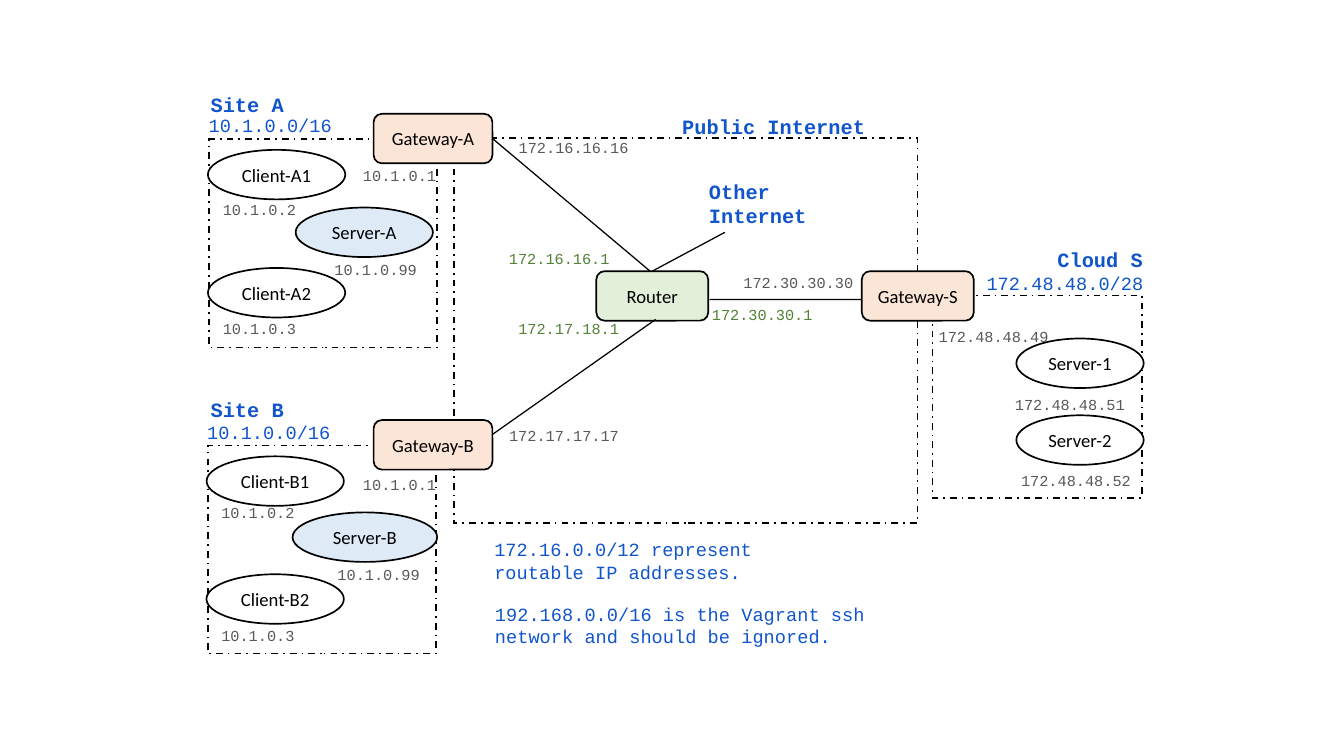
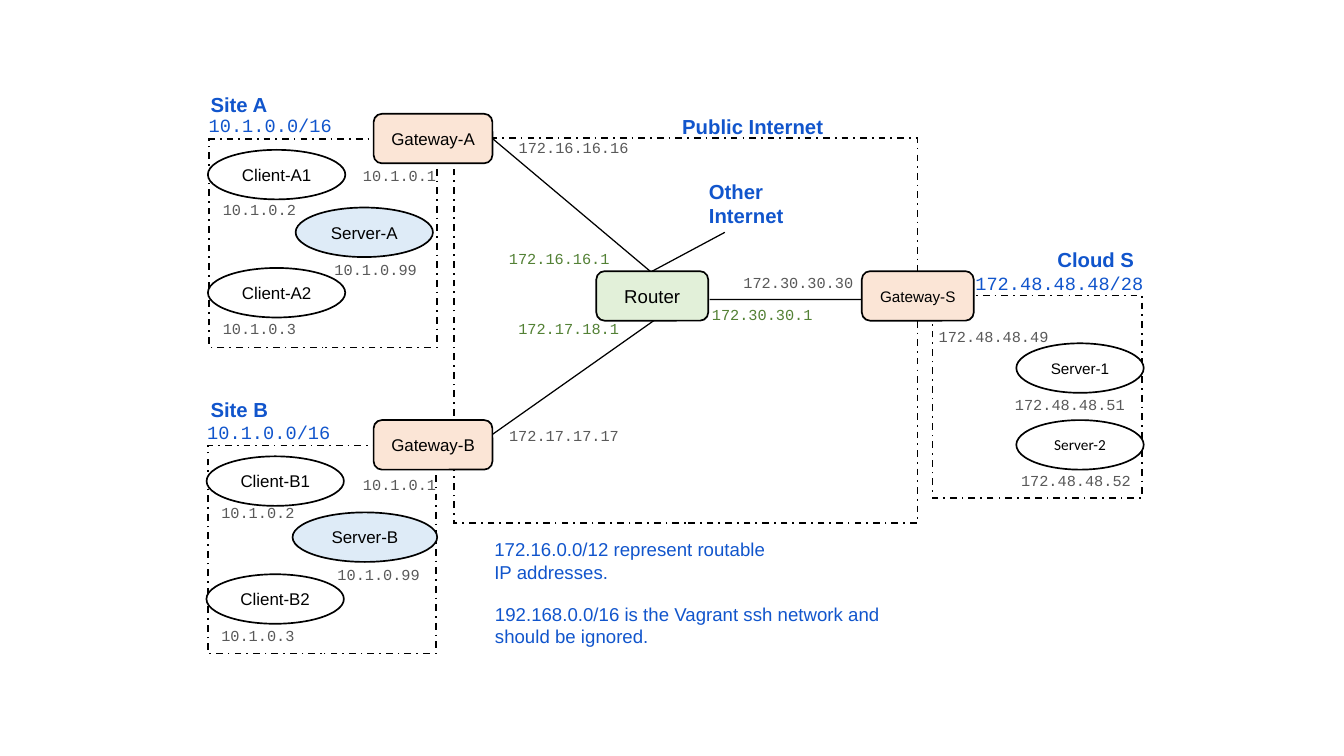
Before and after one commit to tuomaura/cs-e4300_testbed, a slide deck: slide 1 of img/setup.odp. Drawn at 1344x756 pixels with LibreOffice and Linux fonts; fonts in the diff are those of the drawing. Boxes give left, top, right and bottom in pixels: in the first picture for what was removed or moved away, otherwise in the second. Text is boxed around its words. In the diff, an @@ line names an element or a change of style, - is before the commit and + after.

Commit message:
Typo in cloud network address

```diff
--- a/img/setup.odp
+++ b/img/setup.odp
@@ rounded rectangle "Router" at (596,271,709,321): font Calibri to Arial @@
@@ rounded rectangle "Gateway-S" at (862,271,974,321): size 11 to 9 pt, font Calibri to Arial @@
@@ text at (975,277,1143,296): text changed @@
-172.48.48.0/28
+172.48.48.48/28
@@ ellipse "Server-1" at (1017,344,1144,394): size 11 to 9 pt, font Calibri to Arial @@
@@ ellipse "Server-1": place and size @@
-ellipse "Server-1" at (1017,339,1144,389)
+ellipse "Server-1" at (1017,344,1144,394)
@@ size 11 to 10 pt, font Calibri to Arial in 8 elements at (209,150,346,200), (209,268,346,318), (295,207,433,257), (373,113,491,163), (206,456,344,506), (206,574,344,624), (293,512,438,562), (373,421,491,471) @@
@@ ellipse "Server-2": place and size @@
-ellipse "Server-2" at (1017,416,1144,466)
+ellipse "Server-2" at (1017,421,1144,471)
@@ ellipse "Server-2" at (1017,421,1144,471): size 11 to 9 pt @@
@@ font Courier New to Arial in 7 elements at (211,402,268,418), (211,97,268,113), (1057,252,1134,268), (682,119,823,139), (495,607,879,647), (709,184,783,224), (494,542,765,579) @@
```
Also in this commit, not shown: 1 other file.
